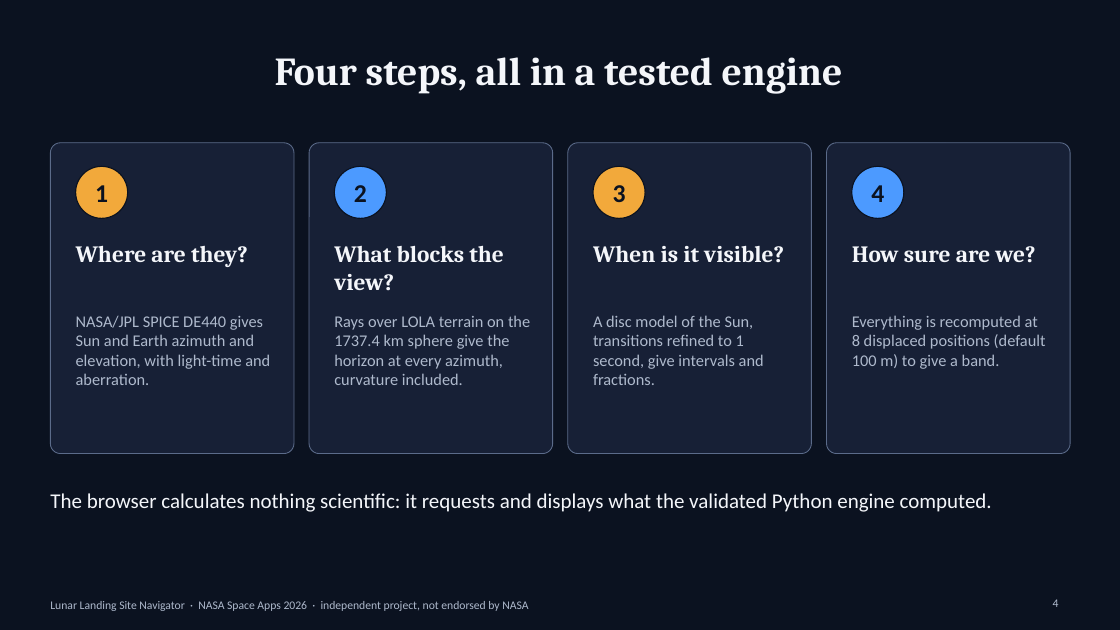
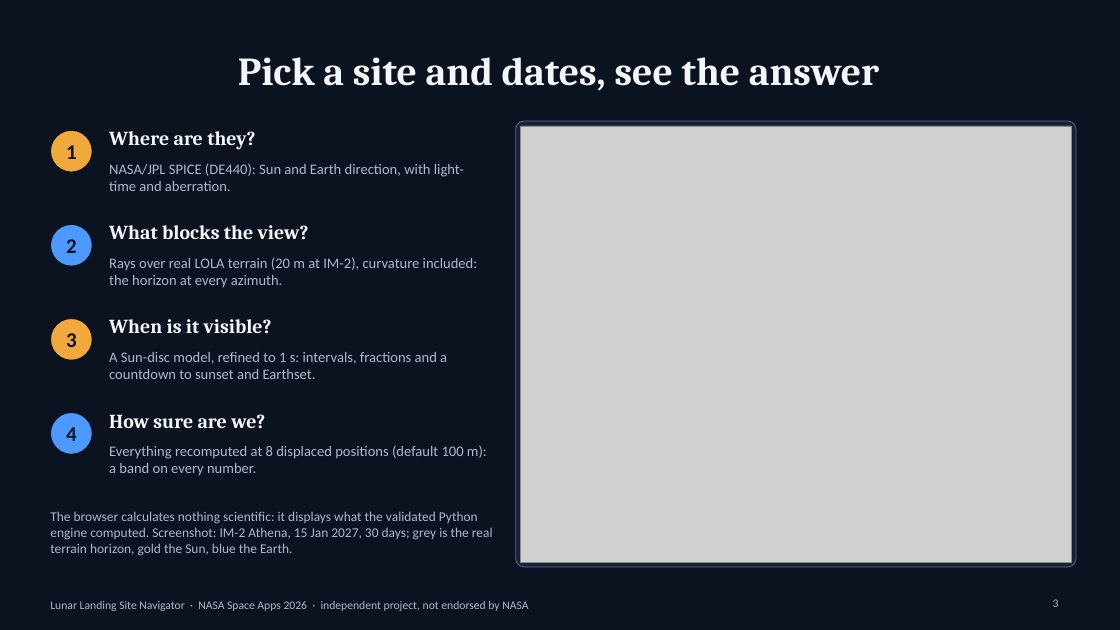
Before and after one commit to Dhinu-2001/NASA-Space-Apps-2026, a slide deck: slide 3 of docs/stage11/presentation/Lunar_Landing_Site_Navigator.pptx (slide 4 before the commit). Drawn at 1120x630 pixels with LibreOffice and Linux fonts; fonts in the diff are those of the drawing; grey boxes stand for pictures. Boxes give left, top, right and bottom in pixels: in the first picture for what was removed or moved away, otherwise in the second. Text is boxed around its words. In the diff, an @@ line names an element or a change of style, - is before the commit and + after.

```diff
--- a/docs/stage11/presentation/Lunar_Landing_Site_Navigator.pptx
+++ b/docs/stage11/presentation/Lunar_Landing_Site_Navigator.pptx
@@ title at (238,57,879,91): text changed @@
-Four steps, all in a tested engine
+Pick a site and dates, see the answer
@@ text "1": place and size @@
-text "1" at (95,185,108,202)
+text "1" at (66,145,77,159)
@@ ellipse: place and size @@
-ellipse at (76,166,128,218)
+ellipse at (50,130,92,172)
@@ rounded rectangle removed at (50,143,294,454) @@
@@ text "Where are they?": place and size @@
-text "Where are they?" at (76,245,248,267)
+text "Where are they?" at (109,131,255,150)
@@ rounded rectangle removed at (309,143,553,454) @@
@@ rounded rectangle: place and size @@
-rounded rectangle at (568,143,812,454)
+rounded rectangle at (516,121,1076,567)
@@ rounded rectangle at (516,121,1076,567): proportions changed @@
@@ picture added at (521,126,1071,562) @@
@@ rounded rectangle removed at (827,143,1070,454) @@
@@ text at (109,163,464,191): text changed; size 14 to 12.5 pt @@
-NASA/JPL SPICE DE440 gives Sun and Earth azimuth and elevation, with light-time and aberration.
+NASA/JPL SPICE (DE440): Sun and Earth direction, with light-time and aberration.
@@ text "2": place and size @@
-text "2" at (354,185,367,202)
+text "2" at (66,239,77,253)
@@ ellipse: place and size @@
-ellipse at (852,166,904,218)
+ellipse at (50,224,92,266)
@@ text "What blocks the view?": place and size @@
-text "What blocks the view?" at (334,245,504,291)
+text "What blocks the view?" at (109,225,309,240)
@@ text added at (109,257,478,287), 12.5 pt, text #AEB9CC @@
+Rays over real LOLA terrain (20 m at IM-2), curvature included: the horizon at every azimuth.
@@ text "3": place and size @@
-text "3" at (613,185,626,202)
+text "3" at (66,333,77,347)
@@ ellipse: place and size @@
-ellipse at (593,166,645,218)
+ellipse at (50,318,92,360)
@@ text "When is it visible?": place and size @@
-text "When is it visible?" at (593,246,784,263)
+text "When is it visible?" at (109,319,272,334)
@@ text removed at (334,315,530,385) @@
-Rays over LOLA terrain on the 1737.4 km sphere give the horizon at every azimuth, curvature included.
@@ text removed at (593,315,764,385) @@
-A disc model of the Sun, transitions refined to 1 second, give intervals and fractions.
@@ text added at (109,352,447,379), 12.5 pt, text #AEB9CC @@
+A Sun-disc model, refined to 1 s: intervals, fractions and a countdown to sunset and Earthset.
@@ size 22 to 18 pt in 4 elements at (66,145,77,159), (66,239,77,253), (66,333,77,347), (66,427,77,441) @@
@@ text "4": place and size @@
-text "4" at (871,185,884,202)
+text "4" at (66,427,77,441)
@@ ellipse: place and size @@
-ellipse at (334,166,386,218)
+ellipse at (50,413,92,455)
@@ size 20 to 17 pt in 4 elements at (109,225,309,240), (109,131,255,150), (109,319,272,334), (109,414,265,428) @@
@@ text "How sure are we?": place and size @@
-text "How sure are we?" at (852,246,1035,263)
+text "How sure are we?" at (109,414,265,428)
@@ text at (109,445,487,476): text changed; size 14 to 12.5 pt @@
-Everything is recomputed at 8 displaced positions (default 100 m) to give a band.
+Everything recomputed at 8 displaced positions (default 100 m): a band on every number.
@@ text at (50,511,493,556): text changed; size 18 to 11.5 pt; text colour #F4F6FA to #AEB9CC @@
-The browser calculates nothing scientific: it requests and displays what the validated Python engine computed.
+The browser calculates nothing scientific: it displays what the validated Python engine computed. Screenshot: IM-2 Athena, 15 Jan 2027, 30 days; grey is the real terrain horizon, gold the Sun, blue the Earth.
@@ page number at (1053,599,1059,607): text changed @@
-4
+3
```
Also in this commit, not shown: 5 other slides changed, 7 slides removed, 2 other files.
